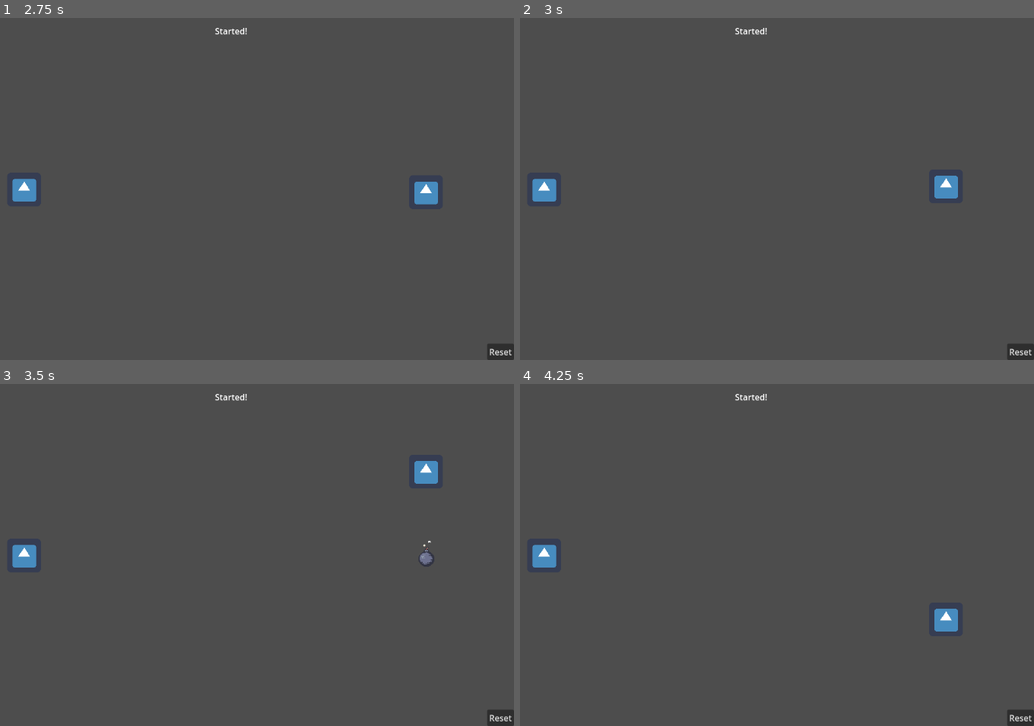
Above: before the commit, frames 1-4 (two rows, left to right).
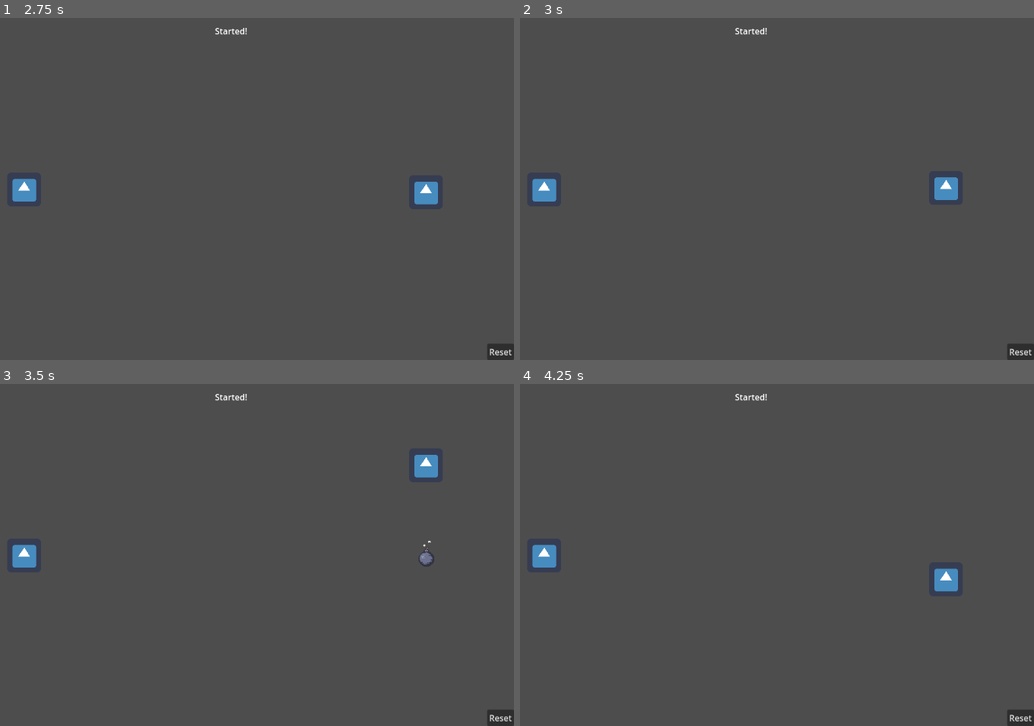
Above: after the commit, the same moments.

Repository: DanielFaw/Rollback-Netcode-Godot4
Game: Godot game, scene res://main.tscn
Two runs of this game, one before a commit and one after it. Both use one fixed random seed, a clock stepped at 60 frames per second and the inputs below. The engine's default icon, where the game draws it, is replaced by a stand-in: a white triangle on a blue panel in a dark square.
Inputs (mouse positions are in pixels of both pictures, inside the frame that each line leads up to):
- Up to frame 1 (2.75 s): click "Play Local" at 0.5 s; click "Reset" at 1.25 s; click "Play Local" at 2 s
- Up to frame 2 (3 s): tap Enter at 2.75 s; move the mouse to (864, 171) at 2.77 s; hold Up from 2.78 s (still down); click (864, 171) at 2.92 s
- Up to frame 3 (3.5 s): keep holding Up
- Up to frame 4 (4.25 s): move the mouse to (607, 572) at 3.52 s; release Up at 3.53 s; hold Down from 3.53 s (still down)

Frame 1 is identical in both runs. In frame 2, less than 0.1% of the frame differs, in the area x 80-86%, y 46-54%; in frame 3, 0.2%; in frame 4, 0.6%, in the area x 80-86%, y 53-73%.

Commit message:
Updated for part 7

Diff:
--- a/bomb.tscn
+++ b/bomb.tscn
@@ -15,4 +15,4 @@
 
 [node name="NetworkTimer" type="Node" parent="."]
 script = ExtResource("3_pncjo")
-wait_ticks = 60
+wait_ticks = 30
--- a/explosion.tscn
+++ b/explosion.tscn
@@ -15,4 +15,4 @@
 
 [node name="DespawnTimer" type="Node" parent="."]
 script = ExtResource("2_ujfsn")
-wait_ticks = 15
+wait_ticks = 7
--- a/player.gd
+++ b/player.gd
@@ -28,8 +28,8 @@
 func _network_process(input: Dictionary) -> void:
 	var input_vector = input.get("input_vector", Vector2.ZERO)
 	if input_vector != Vector2.ZERO:
-		if speed < 8.0:
-			speed += 0.2
+		if speed < 16.0:
+			speed += 1.0
 		position += input_vector * speed
 	else:
 		speed = 0.0
@@ -62,3 +62,7 @@
 func _load_state(state: Dictionary) -> void:
 	position = state["position"]
 	speed = state["speed"]
+
+func _interpolate_state(old_state: Dictionary, new_state: Dictionary, weight: float):
+	position = lerp(old_state.position, new_state.position, weight)
+	pass
--- a/project.godot
+++ b/project.godot
@@ -89,13 +89,14 @@
 
 [network]
 
+rollback/max_buffer_size=10
+rollback/interpolation=true
 rollback/classes/message_serializer="res://custom_message_serializer.gd"
-rollback/debug/rollback_ticks=4
-rollback/debug/random_rollback_ticks=10
 rollback/log_inspector/replay_match_scene_path="res://main.tscn"
 
 [physics]
 
+common/physics_ticks_per_second=30
 common/enable_pause_aware_picking=true
 
 [rendering]
